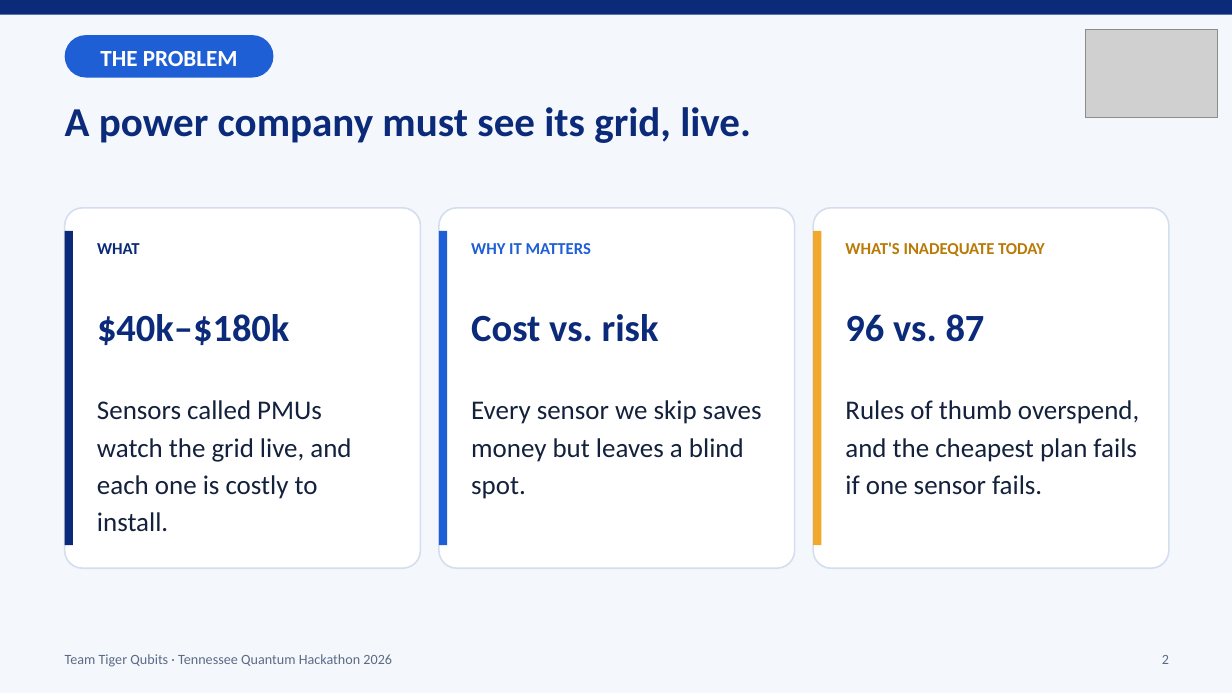
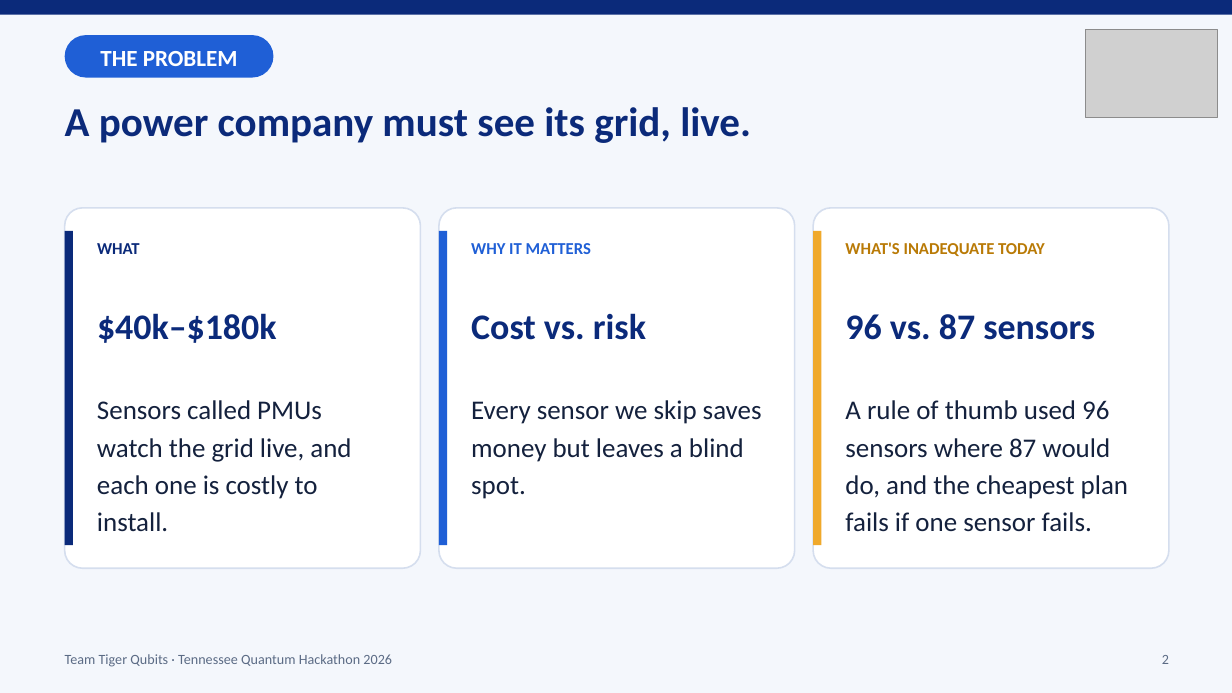
Before and after one commit to maalik313/pmu-placement-team, a slide deck: slide 2 of docs/deck/Tiger_Qubits_Pitch_v2.pptx. Drawn at 1232x693 pixels with LibreOffice and Linux fonts; fonts in the diff are those of the drawing; grey boxes stand for pictures. Boxes give left, top, right and bottom in pixels: in the first picture for what was removed or moved away, otherwise in the second. Text is boxed around its words. In the diff, an @@ line names an element or a change of style, - is before the commit and + after.

```diff
--- a/docs/deck/Tiger_Qubits_Pitch_v2.pptx
+++ b/docs/deck/Tiger_Qubits_Pitch_v2.pptx
@@ text "$40k–$180k" at (x1=97, y1=313, x2=277, y2=343): size 30 to 28 pt @@
@@ text "Cost vs. risk" at (x1=471, y1=313, x2=646, y2=340): size 30 to 28 pt @@
@@ text at (x1=845, y1=314, x2=1095, y2=340): text changed; size 30 to 28 pt @@
-96 vs. 87
+96 vs. 87 sensors
@@ text at (x1=845, y1=400, x2=1128, y2=532): text changed @@
-Rules of thumb overspend, and the cheapest plan fails if one sensor fails.
+A rule of thumb used 96 sensors where 87 would do, and the cheapest plan fails if one sensor fails.
```
Also in this commit, not shown: 3 other slides changed.
